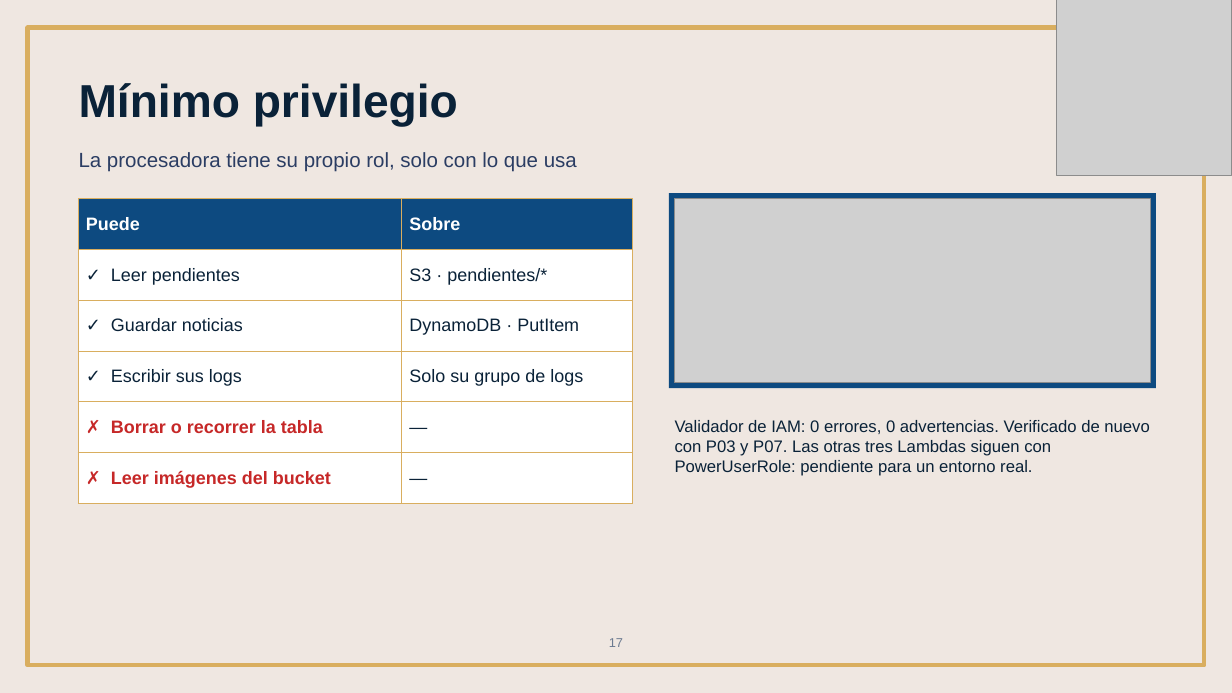
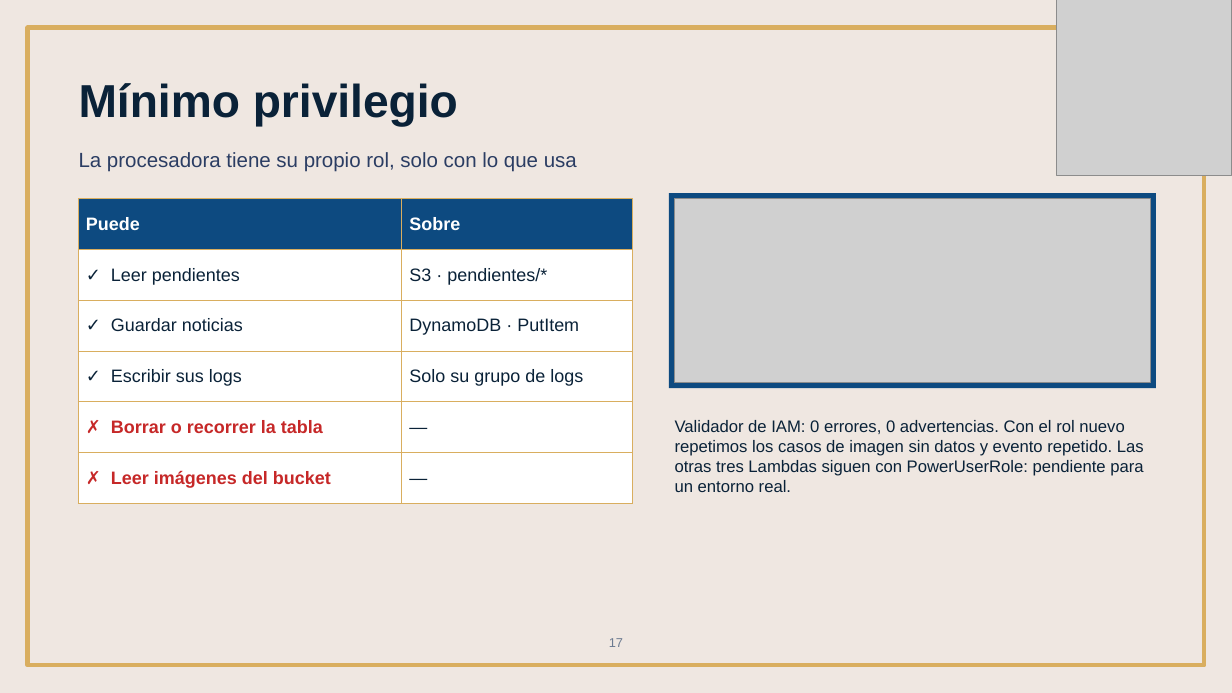
Before and after one commit to DannG04/GacetaUNSIS, a slide deck: slide 17 of entregables/01-Presentacion-Equipo3.pptx. Drawn at 1232x693 pixels with LibreOffice and Linux fonts; fonts in the diff are those of the drawing; grey boxes stand for pictures. Boxes give left, top, right and bottom in pixels: in the first picture for what was removed or moved away, otherwise in the second. Text is boxed around its words. In the diff, an @@ line names an element or a change of style, - is before the commit and + after.

```diff
--- a/entregables/01-Presentacion-Equipo3.pptx
+++ b/entregables/01-Presentacion-Equipo3.pptx
@@ text at (675,420,1144,492): text changed @@
-Validador de IAM: 0 errores, 0 advertencias. Verificado de nuevo con P03 y P07. Las otras tres Lambdas siguen con PowerUserRole: pendiente para un entorno real.
+Validador de IAM: 0 errores, 0 advertencias. Con el rol nuevo repetimos los casos de imagen sin datos y evento repetido. Las otras tres Lambdas siguen con PowerUserRole: pendiente para un entorno real.
```
Also in this commit, not shown: 9 other slides changed, 2 slides added, 2 slides removed, 17 other files.
